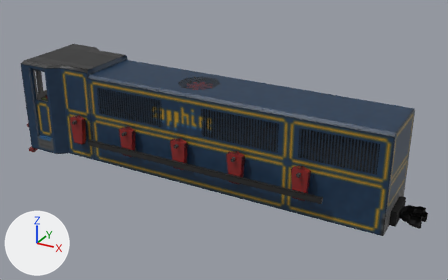
The OBJ model src/main/assets/immersiverailroading/models/rolling_stock/locomotives/kitsune_sur_d2/sur_d2a.obj: old version first, new version second.
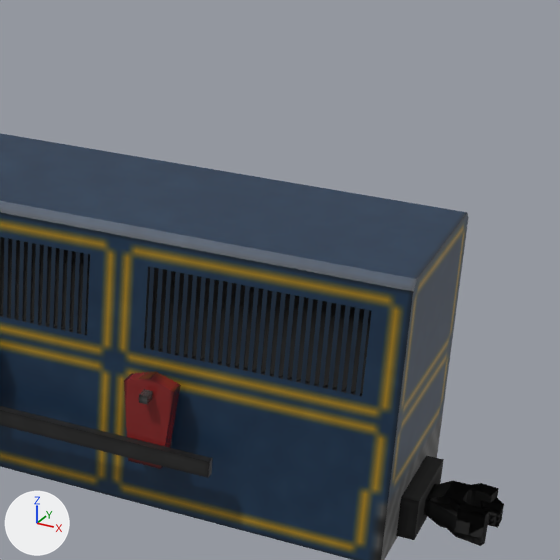
The first picture shows the older version from a 50 mm lens placed at (6.72, -11.09, 6.63), pointed at (0.52, 0.18, 1.0). The close-ups show the older and then the newer version on the part from 55% to 100% of the width and 11% to 84% of the height of that picture. Only the edits that show in the close-ups are written down. The axes (+X, +Y, +Z) are drawn at lower left. The lights are the same throughout. Where no turn or scale is listed for an object, it has been applied to the vertices. Vertices at exactly the same position are counted once.

The first close-up shows 'COUPLED_REAR_4_HIDE_INVERT', 'COUPLER_ENGAGED_REAR_2_TOGGLE_LABEL_Uncouple', 'FRAME', 'FRAME.001', 'FRAME.003', 'SIDE_ROD_LEFT', 'WHEEL_DRIVER_3'.
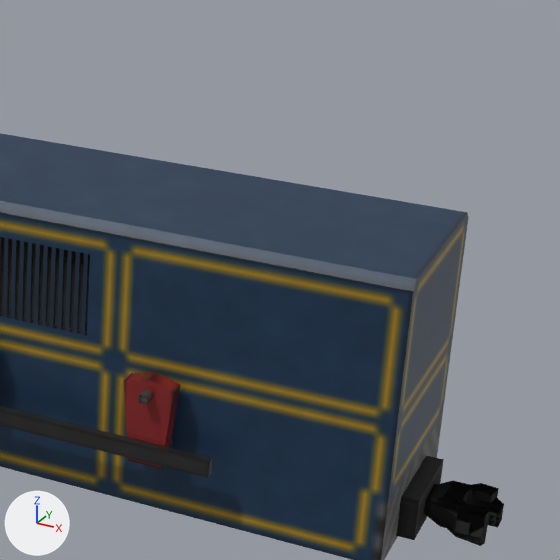
Pixel boxes (x1, y1, x2, y2) of what changed, in the close-ups (560 x 560 px):
```json
{"part": 1, "of": "me_frame", "change": "added", "after": [144, 266, 372, 396], "on screen": "blue"}
{"part": 2, "of": "me_frame_001", "change": "deleted", "before": [144, 266, 372, 396]}
{"part": 3, "of": "me_frame_003", "change": "deleted", "before": [146, 267, 369, 396], "on screen": "blue"}
```

The change, as JSON lines over the scene's bpy script:
```json
{"block": "me_frame", "where": "# used by ob_frame; location = (0.0, 0.0, 0.0)"}
{"block": "me_frame", "where": "# verts and faces of me_frame; kept vertices keep their numbers, new ones are numbered from 228"}
{"block": "me_frame", "where": "# before: 149 (4.25, -0.75, 1.44) at pixel (362, 396), 151 (4.25, -0.75, 2.06) at pixel (371, 310), 154 (2.69, -0.75, 1.44) at pixel (143, 348), 155 (2.69, -0.75, 2.06) at pixel (148, 266)"}
{"op": "remove", "block": "me_frame", "code": "me_frame.from_pydata(...)  # 228 vertices, 390 faces; spans x -2.5..4.5, y -0.75..0.75, z 0.19..2.31"}
{"op": "add", "block": "me_frame", "code": "me_frame.from_pydata(...)  # 228 vertices, 394 faces; spans x -2.5..4.5, y -0.75..0.75, z 0.19..2.31"}
{"block": "me_frame", "change": "me_frame part 1"}
{"op": "add", "block": "me_frame", "code": "faces += [(149, 151, 154), (151, 155, 154)]"}
{"block": "me_frame", "change": "other edits to the shape of me_frame do not show in these pictures"}
{"block": "me_frame_001", "where": "# used by ob_frame_001; location = (0.0, 0.0, 0.0)"}
{"op": "remove", "block": "me_frame_001", "code": "me_frame_001.from_pydata(...)  # 194 vertices, 316 faces; spans x -4.38..4.5, y -0.94..0.94, z 0.19..2.06"}
{"op": "add", "block": "me_frame_001", "code": "me_frame_001.from_pydata(...)  # 178 vertices, 296 faces; spans x -4.38..4.5, y -0.94..0.94, z 0.19..2.06"}
{"block": "me_frame_001", "change": "me_frame_001 part 2: the loose piece of 8 vertices spanning x 2.69..4.25, y -0.75..-0.69, z 1.44..2.06 is deleted"}
{"block": "me_frame_001", "change": "other edits to the shape of me_frame_001 do not show in these pictures"}
{"block": "me_frame_003", "where": "# used by ob_frame_003; location = (0.0, 0.0, 0.0)"}
{"op": "remove", "block": "me_frame_003", "code": "me_frame_003.from_pydata(...)  # 648 vertices, 324 faces; spans x -2.23..4.23, y -0.75..0.75, z 1.44..2.06"}
{"op": "add", "block": "me_frame_003", "code": "me_frame_003.from_pydata(...)  # 448 vertices, 224 faces; spans x -2.23..2.23, y -0.75..0.75, z 1.44..2.06"}
{"block": "me_frame_003", "change": "me_frame_003 part 3: 50 loose pieces with 200 vertices, spanning x 2.7..4.23, y -0.75..0.75, z 1.44..2.06, are deleted"}
```
